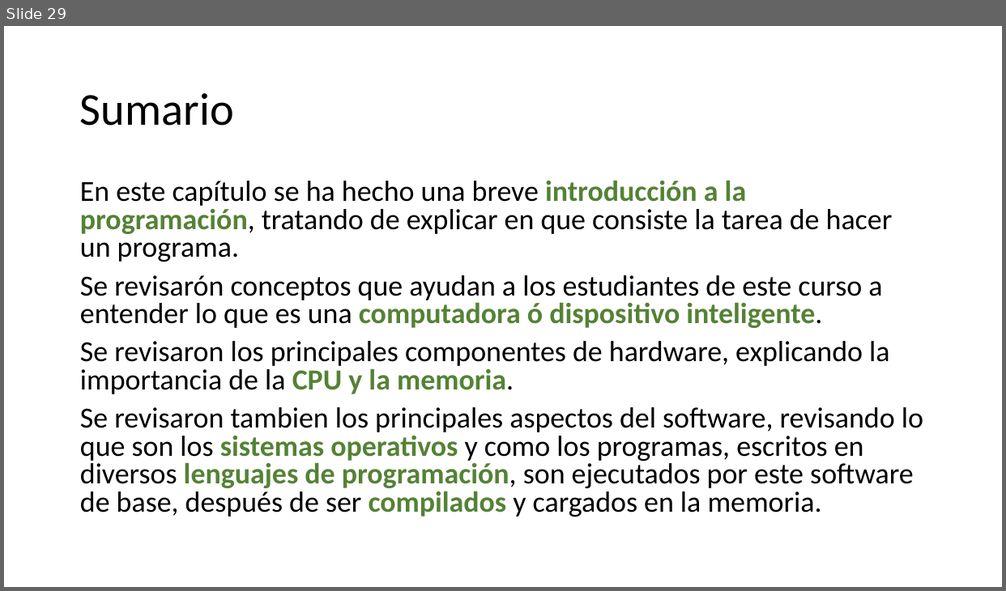
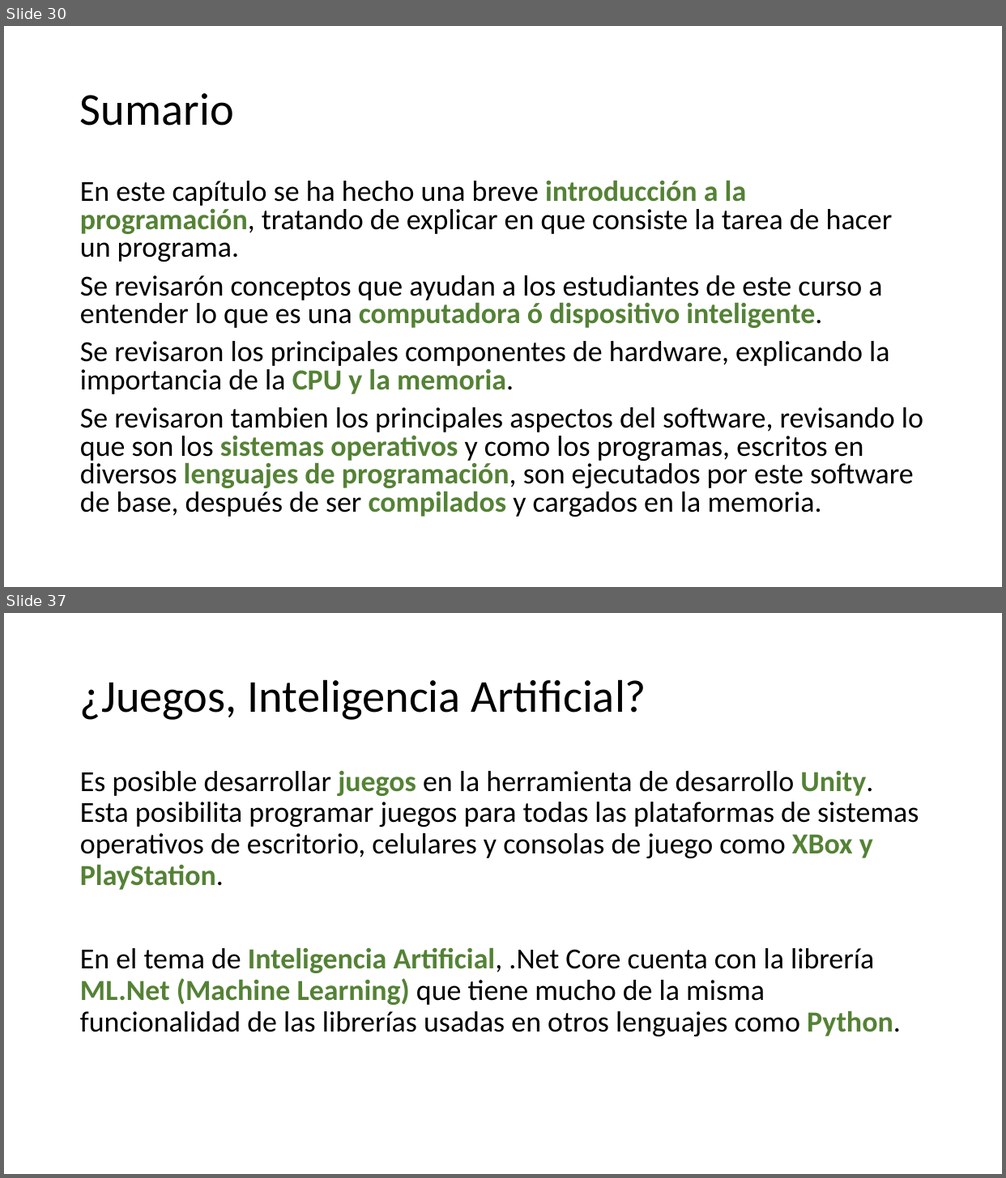
Before and after one commit to AlbertOsinaga/CursoCSharp__8, a slide deck: C# para principiantes.pptx. Shown one above the other, each under a label of ours: slide 29 before the commit, slides 30 and 37 after it; the slides between them are not shown. The pictures are 1006x591 and 1006x1178 pixels, drawn with LibreOffice and Linux fonts; fonts in the diff are those of the drawing. Boxes give left, top, right and bottom in pixels: in the first picture for what was removed or moved away, otherwise in the second. Text is boxed around its words. In the diff, an @@ line names an element or a change of style, - is before the commit and + after.

```diff
--- a/C# para principiantes.pptx
+++ b/C# para principiantes.pptx
@@ slide 37 added at [4, 613, 1002, 1174], background #FFFFFF @@
@@ title added at [80, 679, 646, 720], 44 pt, text #000000 @@
+¿Juegos, Inteligencia Artificial?
@@ text added at [80, 771, 918, 1037], 28 pt, text #000000 @@
+Es posible desarrollar juegos en la herramienta de desarrollo Unity. Esta posibilita programar juegos para todas las plataformas de sistemas operativos de escritorio, celulares y consolas de juego como XBox y PlayStation.
+En el tema de Inteligencia Artificial, .Net Core cuenta con la librería ML.Net (Machine Learning) que tiene mucho de la misma funcionalidad de las librerías usadas en otros lenguajes como Python.
@@ what was slide 29 is now slide 30 @@
```
Also in this commit, not shown: 1 slide changed, 17 other slides added, 11 other files.
